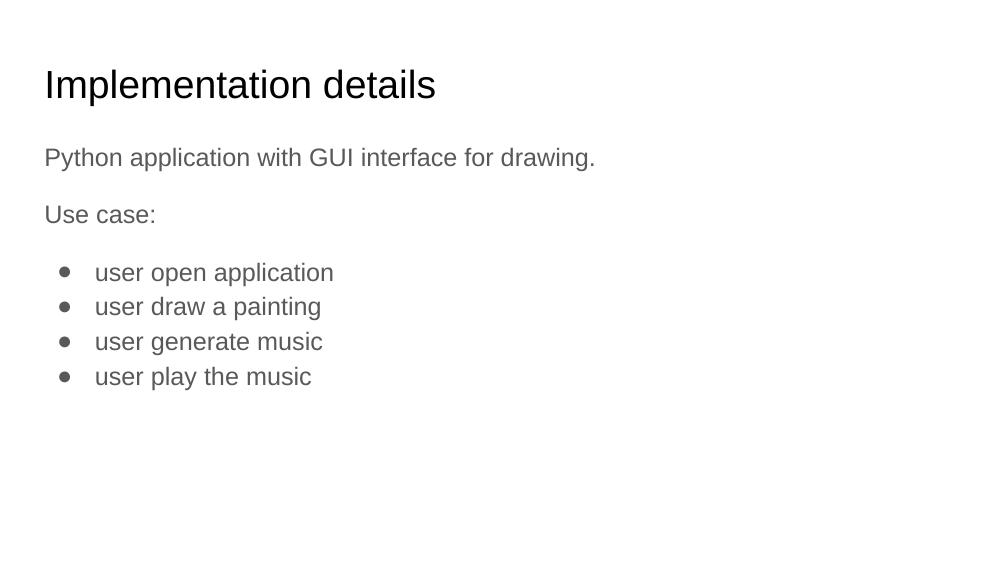
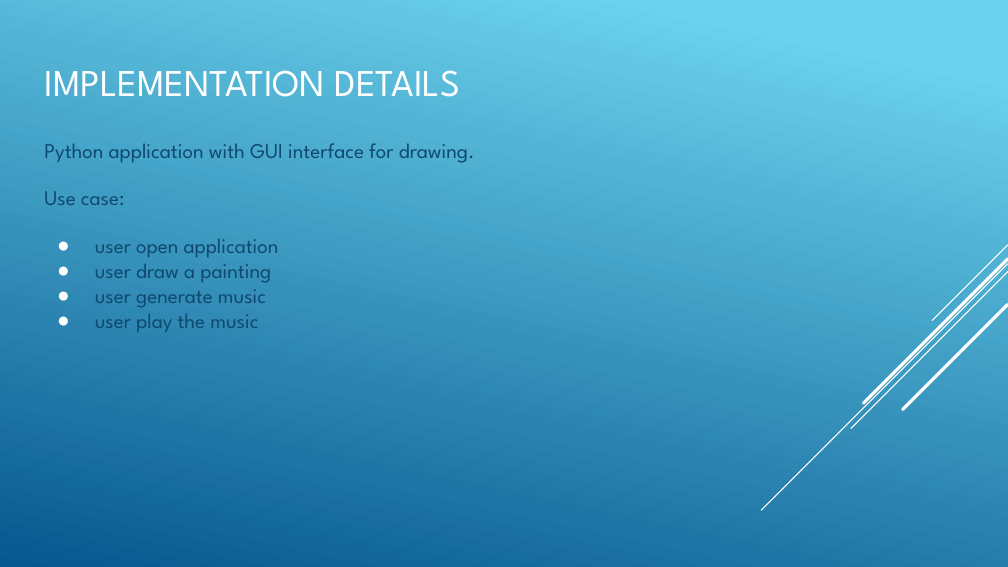
Before and after one commit to anatbal/musical_public, a slide deck: slide 5 of presentation/Paintable Harmony.pptx. Drawn at 1008x567 pixels with LibreOffice and Linux fonts; fonts in the diff are those of the drawing. Boxes give left, top, right and bottom in pixels: in the first picture for what was removed or moved away, otherwise in the second. Text is boxed around its words. In the diff, an @@ line names an element or a change of style, - is before the commit and + after.

```diff
--- a/presentation/Paintable Harmony.pptx
+++ b/presentation/Paintable Harmony.pptx
@@ background #FFFFFF to gradient #6ED2EB to #06588E @@
@@ title at [44, 70, 460, 97]: text changed; size 28 to 27 pt; font Arial to League Spartan; text colour #000000 to #FFFFFF @@
-Implementation details
+IMPLEMENTATION DETAILS
@@ text "Python application with GUI interface ..." at [44, 143, 475, 332]: size 18 to 15 pt, font Arial to League Spartan, text colour #595959 to #0F496F; line spacing 1.15 to 1; bullet colour #595959 to #FFFFFF @@
@@ group added at [761, 245, 1008, 510]: 5 lines @@
```
Also in this commit, not shown: 9 other slides changed, 1 slide added.
